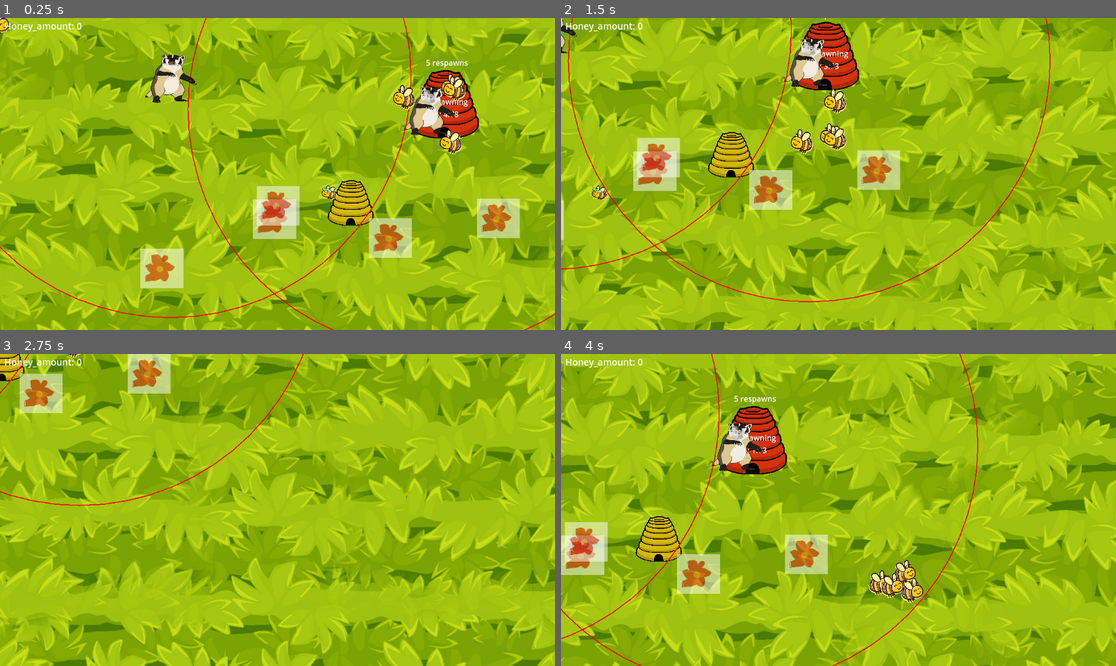
Above: before the commit, frames 1-4 (two rows, left to right).
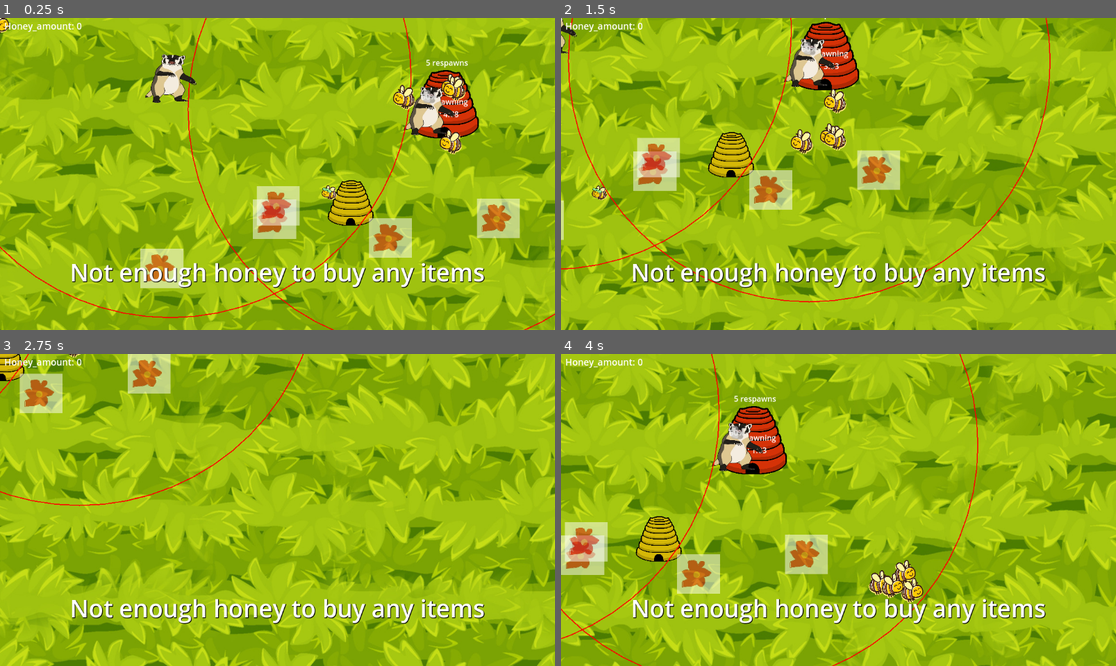
Above: after the commit, the same moments.

Repository: jam53/GMTK-Gamejam-2024
Game: Godot game, scene res://scenes/lawn.tscn
The game is run twice, just before and just after one commit, with the same random seed, the same clock (stepped at 60 frames per second) and the same inputs.
Inputs (mouse positions are in pixels of both pictures, inside the frame that each line leads up to):
- Up to frame 1 (0.25 s): no input
- Up to frame 2 (1.5 s): move the mouse to (960, 158) at 0.52 s; press the mouse at (960, 158) at 0.53 s; hold D (right) 0.53-1.28 s; move the mouse to (727, 189) at 1.27 s; release the mouse at (727, 189) at 1.28 s; hold S (down) from 1.28 s (still down); tap Z (disable_follow) at 1.35 s
- Up to frame 3 (2.75 s): move the mouse to (333, 441) at 2.02 s; release S (down) at 2.03 s; press the mouse at (333, 441) at 2.03 s; hold D (right) from 2.03 s (still down)
- Up to frame 4 (4 s): move the mouse to (810, 572) at 2.77 s; release D (right) at 2.78 s; release the mouse at (810, 572) at 2.78 s; hold W (up) 2.78-3.53 s; tap Z (disable_follow) at 2.85 s; click (810, 572) at 2.92 s; move the mouse to (1005, 556) at 3.52 s; press the mouse at (1005, 556) at 3.53 s; hold A (left) from 3.53 s (still down)

The runs differ from the first frame. In frame 1, 2.2% of the frame differs, in the area x 12-88%, y 78-87%; in frame 2, 2.2%; in frame 3, 2.2%; in frame 4, 2.2%.

Commit message:
Display a message informing the player that they don't have enough honey (currency) to purchase anything from the shop. Rather than hiding the shop UI completely

Diff:
--- a/scripts/object_placer.gd
+++ b/scripts/object_placer.gd
@@ -23,9 +23,8 @@
 		)
 	)
 
-
-	selected_item_label.text = ""
 	add_child(cursor_sprite)
+	update_inventory_ui()
 
 func _process(delta):
 	if selected_item != null:
@@ -62,6 +61,11 @@
 
 			inventory.add_child(itemInstance)
 
+	if inventory.get_child_count() == 0:
+		selected_item_label.text = "Not enough honey to buy any items"
+	else:
+		selected_item_label.text = ""
+
 # Fires when the user selects an item from the inventory by clicking on the item
 func _on_item_pressed(inventoryItem: InventoryItem):
 	selected_item = inventoryItem
@@ -80,7 +84,6 @@
 # Deselects the currently selected item
 func unselect_selected_item():
 	selected_item = null
-	selected_item_label.text = ""
 	cursor_sprite.texture = null
 	Input.set_mouse_mode(Input.MOUSE_MODE_VISIBLE)
 
